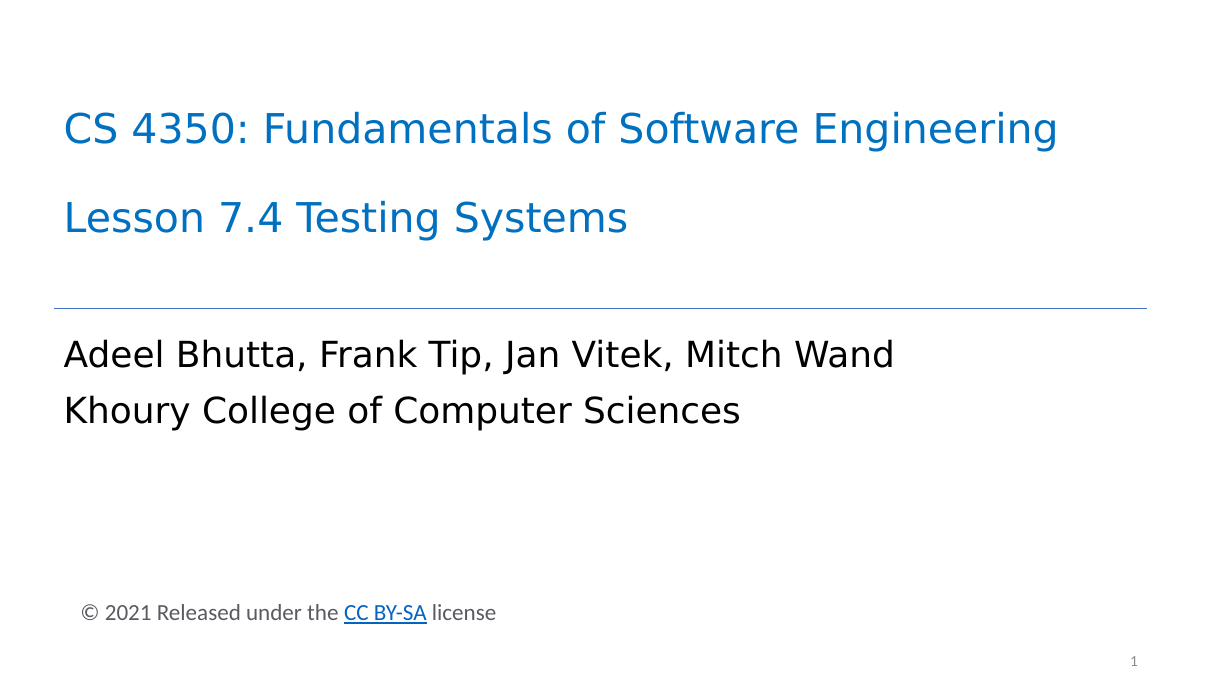
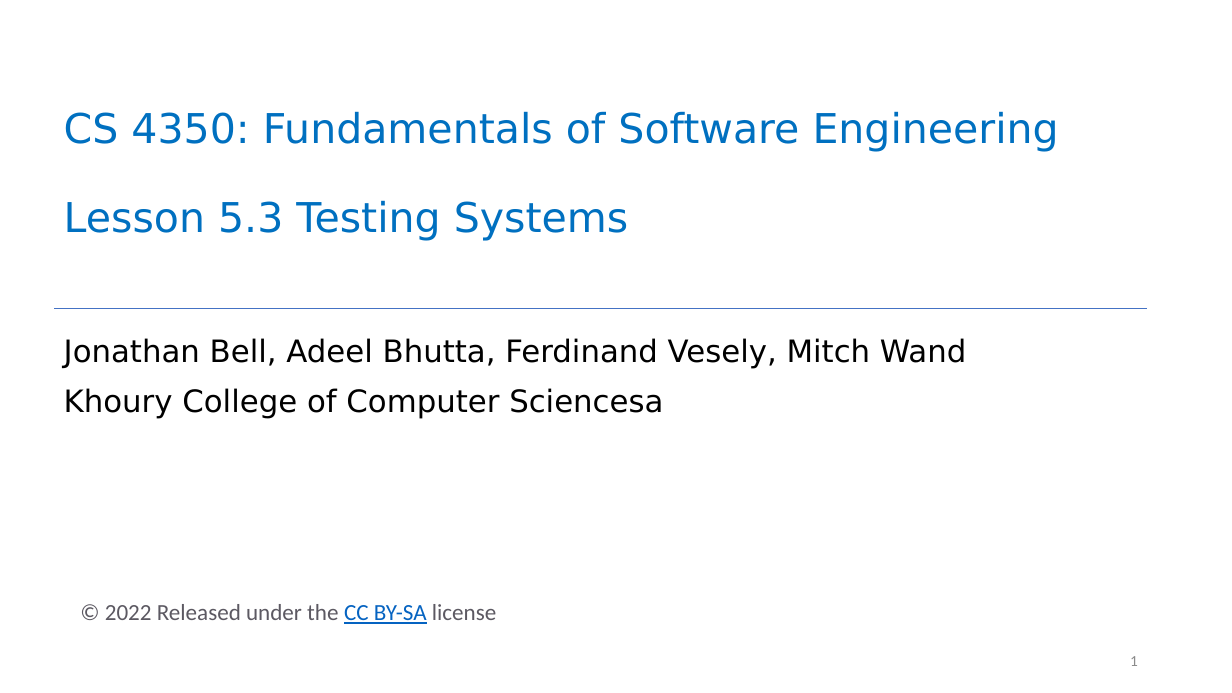
Before and after one commit to neu-se/CS4530-Spring-2022, a slide deck: slide 1 of Slides/Lesson 5.4 Testing Systems.pptx. Drawn at 1232x693 pixels with LibreOffice and Linux fonts; fonts in the diff are those of the drawing. Boxes give left, top, right and bottom in pixels: in the first picture for what was removed or moved away, otherwise in the second. Text is boxed around its words. In the diff, an @@ line names an element or a change of style, - is before the commit and + after.

```diff
--- a/Slides/Lesson 5.4 Testing Systems.pptx
+++ b/Slides/Lesson 5.4 Testing Systems.pptx
@@ title at (x1=64, y1=111, x2=1059, y2=241): text changed @@
-CS 4350: Fundamentals of Software Engineering
-Lesson 7.4 Testing Systems
+CS 4350: Fundamentals of Software Engineering
+Lesson 5.3 Testing Systems
@@ subtitle at (x1=64, y1=338, x2=966, y2=419): text changed; size 28 to 24 pt @@
-Adeel Bhutta, Frank Tip, Jan Vitek, Mitch Wand
-Khoury College of Computer Sciences
+Jonathan Bell, Adeel Bhutta, Ferdinand Vesely, Mitch Wand
+Khoury College of Computer Sciencesa
@@ text at (x1=105, y1=604, x2=496, y2=624): text changed @@
-© 2021 Released under the CC BY-SA license
+© 2022 Released under the CC BY-SA license
```
Also in this commit, not shown: 3 other files.
